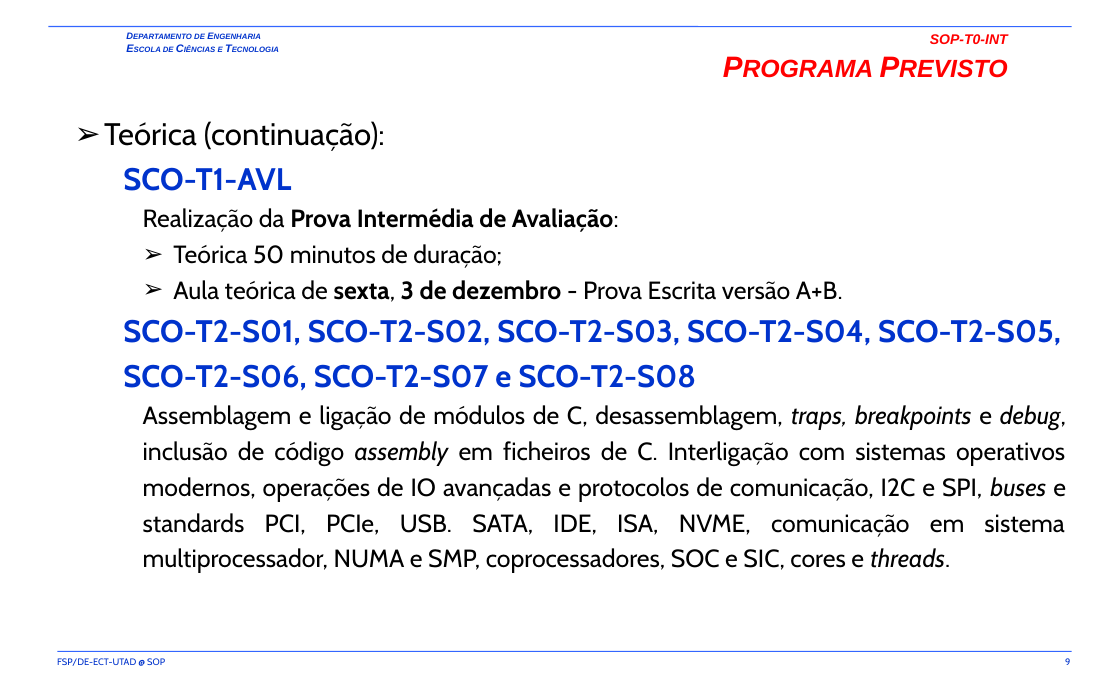
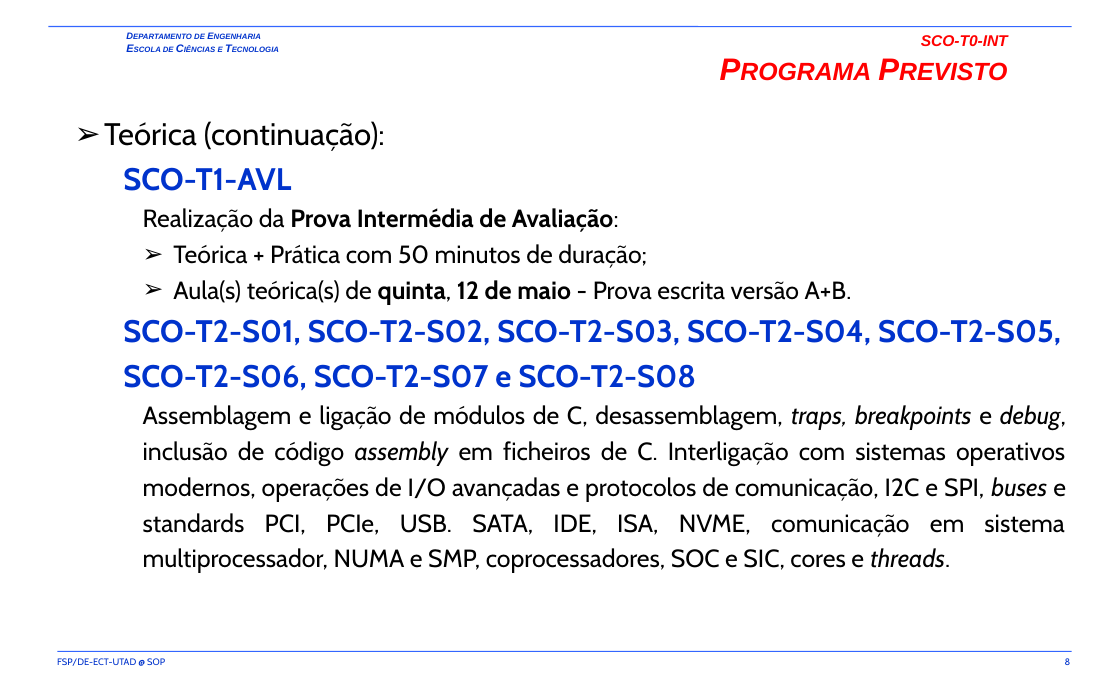
Before and after one commit to fsp864/UTAD-SCO, a slide deck: slide 8 of aulas/t/SCO-T0-INT.pptx (slide 9 before the commit). Drawn at 1120x700 pixels with LibreOffice and Linux fonts; fonts in the diff are those of the drawing; background and template pictures are left out. Boxes give left, top, right and bottom in pixels: in the first picture for what was removed or moved away, otherwise in the second. Text is boxed around its words. In the diff, an @@ line names an element or a change of style, - is before the commit and + after.

```diff
--- a/aulas/t/SCO-T0-INT.pptx
+++ b/aulas/t/SCO-T0-INT.pptx
@@ title at (x1=921, y1=35, x2=1008, y2=46): text changed; size 16 to 20 pt @@
-SOP-T0-INT
-PROGRAMA PREVISTO
+SCO-T0-INT
+Programa Previsto
@@ text at (x1=173, y1=244, x2=852, y2=304): text changed @@
-    ➢ Teórica 50 minutos de duração;
-    ➢ Aula teórica de sexta, 3 de dezembro - Prova Escrita versão A+B.
+    ➢ Teórica + Prática com 50 minutos de duração;
+    ➢ Aula(s) teórica(s) de quinta, 12 de maio - Prova escrita versão A+B.
@@ text at (x1=143, y1=405, x2=1066, y2=573): text changed @@
-    Assemblagem e ligação de módulos de C, desassemblagem, traps, breakpoints e debug, inclusão de código assembly em ficheiros de C. Interligação com sistemas operativos modernos, operações de IO avançadas e protocolos de comunicação, I2C e SPI, buses e standards PCI, PCIe, USB. SATA, IDE, ISA, NVME, comunicação em sistema multiprocessador, NUMA e SMP, coprocessadores, SOC e SIC, cores e threads.
+    Assemblagem e ligação de módulos de C, desassemblagem, traps, breakpoints e debug, inclusão de código assembly em ficheiros de C. Interligação com sistemas operativos modernos, operações de I/O avançadas e protocolos de comunicação, I2C e SPI, buses e standards PCI, PCIe, USB. SATA, IDE, ISA, NVME, comunicação em sistema multiprocessador, NUMA e SMP, coprocessadores, SOC e SIC, cores e threads.
@@ page number at (x1=1065, y1=658, x2=1071, y2=665): text changed @@
-9
+8
```
Also in this commit, not shown: 11 other slides changed, 1 slide added, 3 slides removed, 1 other file.
